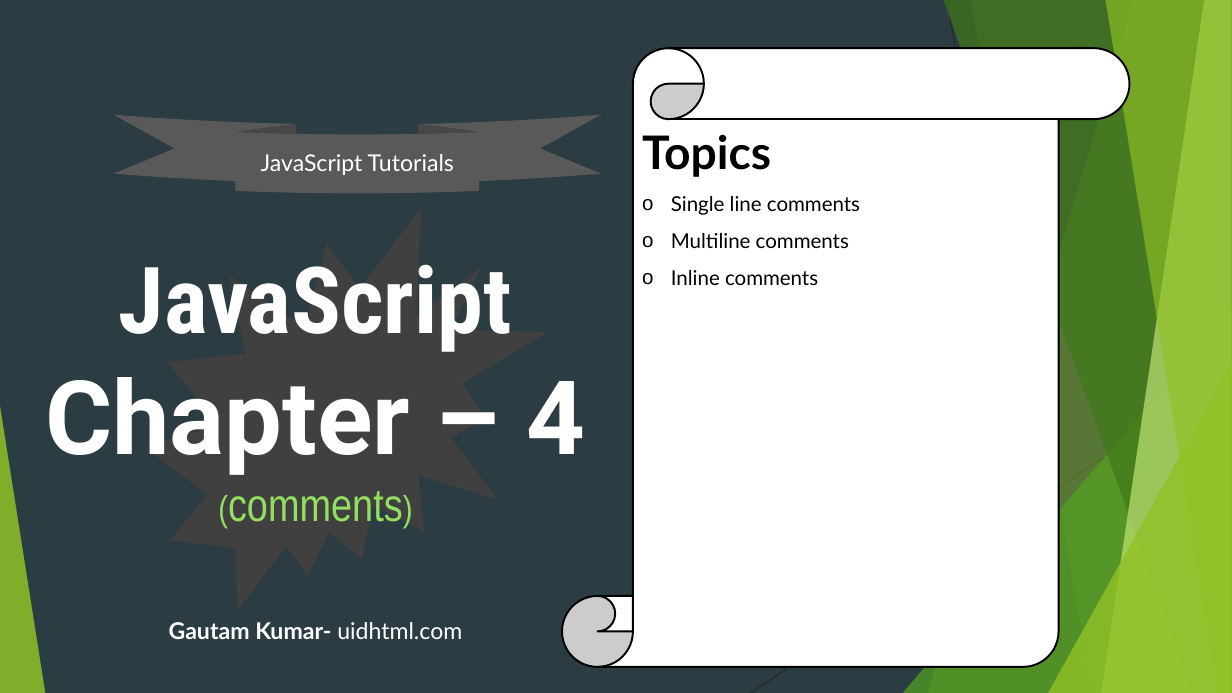
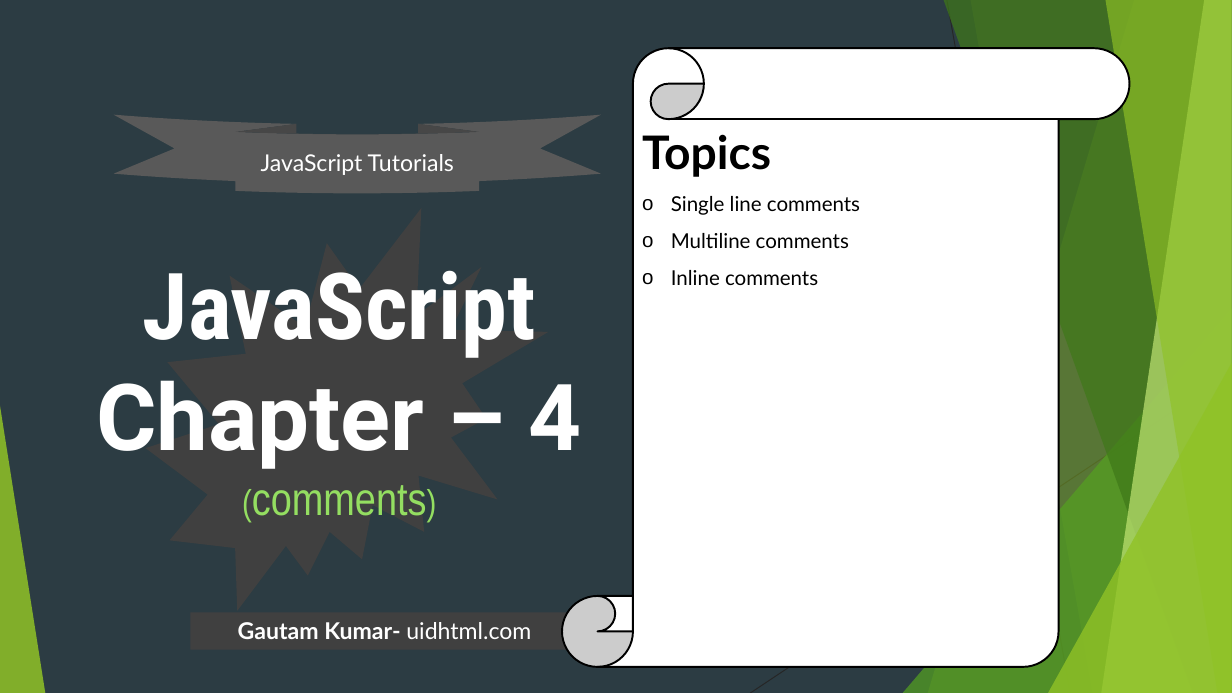
Before and after one commit to uidhtml/javascript-tutorials, a slide deck: slide 18 of Javascript Tutorials.pptx. Drawn at 1232x693 pixels with LibreOffice and Linux fonts; fonts in the diff are those of the drawing. Boxes give left, top, right and bottom in pixels: in the first picture for what was removed or moved away, otherwise in the second. Text is boxed around its words. In the diff, an @@ line names an element or a change of style, - is before the commit and + after.

```diff
--- a/Javascript Tutorials.pptx
+++ b/Javascript Tutorials.pptx
@@ title "JavaScript Chapter – 4 (comments)": place and size @@
-title "JavaScript Chapter – 4 (comments)" at [45, 264, 585, 522]
+title "JavaScript Chapter – 4 (comments)" at [96, 270, 582, 516]
@@ title "JavaScript Chapter – 4 (comments)" at [96, 270, 582, 516]: size 80 to 72 pt in "Chapter – 4" @@
@@ rectangle "Gautam Kumar- uidhtml.com": place and size @@
-rectangle "Gautam Kumar- uidhtml.com" at [169, 622, 462, 639]
+rectangle "Gautam Kumar- uidhtml.com" at [190, 613, 579, 650]
@@ rectangle "Gautam Kumar- uidhtml.com" at [190, 613, 579, 650]: fill none to #404040 @@
```
Also in this commit, not shown: 4 other slides changed, 4 slides added, 5 other files.
